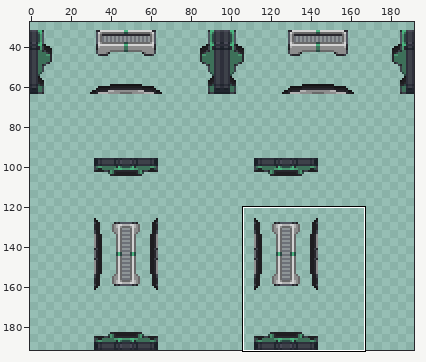
File history of a sprite sheet, Resources/Textures/_Sunrise/Structures/Doors/Airlocks/Glass/triple_virology.rsi/open.png. The picture above shows the old version from afar; the outline marks the close-up.
Close-up. Before the commit:
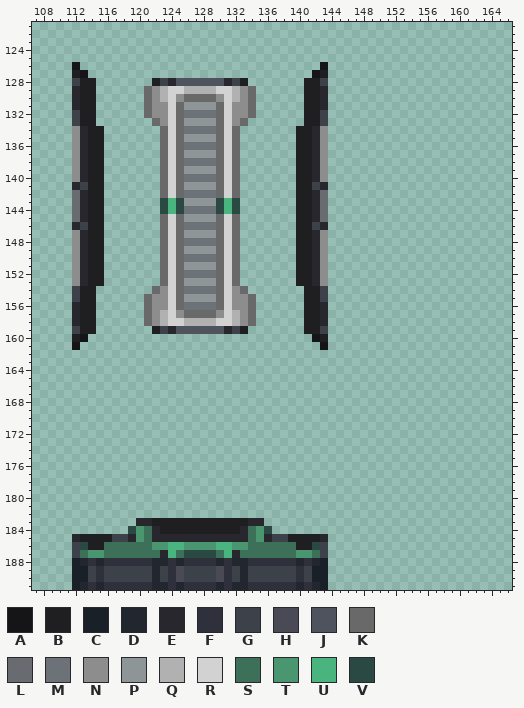
The file is 192x192 pixels. Colours within 5 levels of each other are drawn and written as one. Shown: x 107..166, y 121..191. The wide view leaves out empty margins. The commit also changed other parts of the picture, which this record leaves out.
Palette (. is transparent): A #151416  B #1f1e21  C #1a2027  D #21262f  E #28272d  F #2e303b  G #3d4149  H #4a4a57  J #4f535e  K #696969  L #686b6f  M #6d7178  N #8d8d8d  P #8e9597  Q #b1b1b1  R #d2d2d2  S #3d7059  T #499670  U #4ab47f  V #2b4943
Pixels before (only the part around the change), first column x 107:
121 ............................................................
122 ............................................................
123 ............................................................
124 ............................................................
125 ............................................................
126 .....A..............................A.......................
127 .....BA............................AB.......................
128 .....GBB.......BGEJJJJJJEGB.......BBG.......................
129 .....EBB......KNQRRQQQQRRQNK......BBE.......................
130 .....EBB......KNQRNKKKKNRQNK......BBE.......................
131 .....EBB......KNNRKPPPPKRNNK......BBE.......................
132 .....GBB......KNNRKMMMMKRNNK......BBG.......................
133 .....GBB.......KNRKPPPPKRNK.......BBG.......................
134 .....NEBB.......KRKMMMMKRK.......BBEN.......................
135 .....NEBB.......KRKPPPPKRK.......BBEN.......................
136 .....NEBB.......KRKMMMMKRK.......BBEN.......................
137 .....NEBB.......KRKPPPPKRK.......BBEN.......................
138 .....NEBB.......KRKMMMMKRK.......BBEN.......................
139 .....NEBB.......KRKPPPPKRK.......BBEN.......................
140 .....NEBB.......KRKMMMMKRK.......BBEN.......................
141 .....EGBB.......KRKPPPPKRK.......BBGE.......................
142 .....LEBB.......KRKMMMMKRK.......BBEL.......................
143 .....LEBB.......VUVPPPPVUV.......BBEL.......................
144 .....LEBB.......VUVMMMMVUV.......BBEL.......................
145 .....LEBB.......KRKPPPPKRK.......BBEL.......................
146 .....EGBB.......KRKMMMMKRK.......BBGE.......................
147 .....NEBB.......KRKPPPPKRK.......BBEN.......................
148 .....NEBB.......KRKMMMMKRK.......BBEN.......................
149 .....NEBB.......KRKPPPPKRK.......BBEN.......................
150 .....NEBB.......KRKMMMMKRK.......BBEN.......................
151 .....NEBB.......KRKPPPPKRK.......BBEN.......................
152 .....NEBB.......KRKMMMMKRK.......BBEN.......................
153 .....NEBB.......KRKPPPPKRK.......BBEN.......................
154 .....GBB.......KNRKMMMMKRNK.......BBG.......................
155 .....GBB......KNNRKPPPPKRNNK......BBG.......................
156 .....EBB......KNNRKMMMMKRNNK......BBE.......................
157 .....EBB......KNQRNKKKKNRQNK......BBE.......................
158 .....EBB......KNQRRQQQQRRQNK......BBE.......................
159 .....GBB.......BGEJJJJJJEGB.......BBG.......................
160 .....BA............................AB.......................
161 .....A..............................A.......................
162 ............................................................
163 ............................................................
164 ............................................................
165 ............................................................
166 ............................................................
167 ............................................................
168 ............................................................
169 ............................................................
170 ............................................................
171 ............................................................
172 ............................................................
173 ............................................................
174 ............................................................
175 ............................................................
176 ............................................................
177 ............................................................
178 ............................................................
179 ............................................................
180 ............................................................
181 ............................................................
182 ............................................................
183 .............EEBBBBBBBBBBBBEE...............................
184 ............VTSEBBBBBBBBBBESTV..............................
185 .....EBBBBGGETSEEEEEEEEEEEESTEGGBBBBE.......................
186 .....GVBBSSSSSSTTUUTTTTUUTTSSSSSSBBVG.......................
187 .....GSTTSSSSSSSEUSVVVVSUESSSSSSSTTSG.......................
188 .....CDFDFFFFFFDDFDFFFFDFDDFFFFFFDFDC.......................
189 .....CCGFGGGGGGDGFHGGGGHFGDGGGGGGFGCC.......................
190 .....CCGFGGGGGGDGFHGGGGHFGDGGGGGGFGCC.......................
191 .....CDFDFFFFFFDDFDFFFFDFDDFFFFFFDFDC.......................
Now the later version:
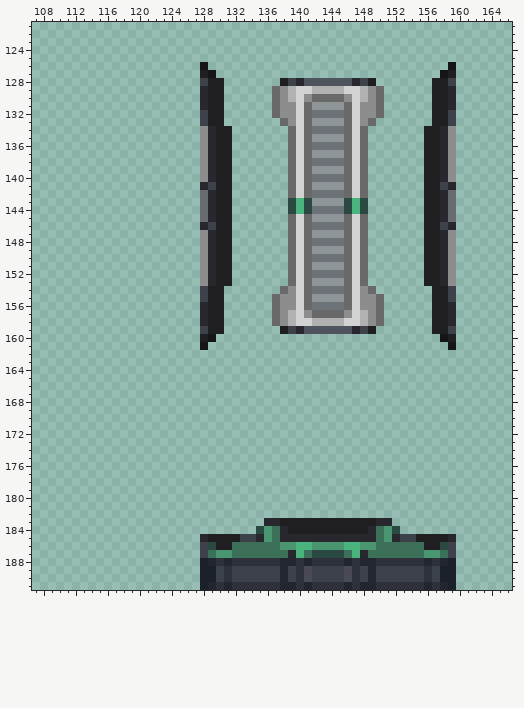
Edits made:
y 126: x 112 A -> .; x 128 . -> A; x 143 A -> .; x 159 . -> A
y 127: x 112..113 BA -> ..; x 128..129 .. -> BA; x 142..143 AB -> ..; x 158..159 .. -> AB
y 128: x 112..114 GBB -> ...; x 122..133 BGEJJJJJJEGB -> ......GBB...; x 138..149 ...BBG...... -> BGEJJJJJJEGB; x 157..159 ... -> BBG
y 129: x 112..114 EBB -> ...; x 121..134 KNQRRQQQQRRQNK -> .......EBB....; x 137..150 ....BBE....... -> KNQRRQQQQRRQNK; x 157..159 ... -> BBE
y 130: x 112..114 EBB -> ...; x 121..134 KNQRNKKKKNRQNK -> .......EBB....; x 137..150 ....BBE....... -> KNQRNKKKKNRQNK; x 157..159 ... -> BBE
y 131: x 112..114 EBB -> ...; x 121..134 KNNRKPPPPKRNNK -> .......EBB....; x 137..150 ....BBE....... -> KNNRKPPPPKRNNK; x 157..159 ... -> BBE
y 132: x 112..114 GBB -> ...; x 121..134 KNNRKMMMMKRNNK -> .......GBB....; x 137..150 ....BBG....... -> KNNRKMMMMKRNNK; x 157..159 ... -> BBG
y 133: x 112..114 GBB -> ...; x 122..133 KNRKPPPPKRNK -> ......GBB...; x 138..149 ...BBG...... -> KNRKPPPPKRNK; x 157..159 ... -> BBG
y 134: x 112..115 NEBB -> ....; x 123..132 KRKMMMMKRK -> .....NEBB.; x 139..148 .BBEN..... -> KRKMMMMKRK; x 156..159 .... -> BBEN
y 135: x 112..115 NEBB -> ....; x 123..132 KRKPPPPKRK -> .....NEBB.; x 139..148 .BBEN..... -> KRKPPPPKRK; x 156..159 .... -> BBEN
y 136: x 112..115 NEBB -> ....; x 123..132 KRKMMMMKRK -> .....NEBB.; x 139..148 .BBEN..... -> KRKMMMMKRK; x 156..159 .... -> BBEN
y 137: x 112..115 NEBB -> ....; x 123..132 KRKPPPPKRK -> .....NEBB.; x 139..148 .BBEN..... -> KRKPPPPKRK; x 156..159 .... -> BBEN
y 138: x 112..115 NEBB -> ....; x 123..132 KRKMMMMKRK -> .....NEBB.; x 139..148 .BBEN..... -> KRKMMMMKRK; x 156..159 .... -> BBEN
y 139: x 112..115 NEBB -> ....; x 123..132 KRKPPPPKRK -> .....NEBB.; x 139..148 .BBEN..... -> KRKPPPPKRK; x 156..159 .... -> BBEN
y 140: x 112..115 NEBB -> ....; x 123..132 KRKMMMMKRK -> .....NEBB.; x 139..148 .BBEN..... -> KRKMMMMKRK; x 156..159 .... -> BBEN
y 141: x 112..115 EGBB -> ....; x 123..132 KRKPPPPKRK -> .....EGBB.; x 139..148 .BBGE..... -> KRKPPPPKRK; x 156..159 .... -> BBGE
y 142: x 112..115 LEBB -> ....; x 123..132 KRKMMMMKRK -> .....LEBB.; x 139..148 .BBEL..... -> KRKMMMMKRK; x 156..159 .... -> BBEL
y 143: x 112..115 LEBB -> ....; x 123..132 VUVPPPPVUV -> .....LEBB.; x 139..148 .BBEL..... -> VUVPPPPVUV; x 156..159 .... -> BBEL
y 144: x 112..115 LEBB -> ....; x 123..132 VUVMMMMVUV -> .....LEBB.; x 139..148 .BBEL..... -> VUVMMMMVUV; x 156..159 .... -> BBEL
y 145: x 112..115 LEBB -> ....; x 123..132 KRKPPPPKRK -> .....LEBB.; x 139..148 .BBEL..... -> KRKPPPPKRK; x 156..159 .... -> BBEL
y 146: x 112..115 EGBB -> ....; x 123..132 KRKMMMMKRK -> .....EGBB.; x 139..148 .BBGE..... -> KRKMMMMKRK; x 156..159 .... -> BBGE
y 147: x 112..115 NEBB -> ....; x 123..132 KRKPPPPKRK -> .....NEBB.; x 139..148 .BBEN..... -> KRKPPPPKRK; x 156..159 .... -> BBEN
y 148: x 112..115 NEBB -> ....; x 123..132 KRKMMMMKRK -> .....NEBB.; x 139..148 .BBEN..... -> KRKMMMMKRK; x 156..159 .... -> BBEN
y 149: x 112..115 NEBB -> ....; x 123..132 KRKPPPPKRK -> .....NEBB.; x 139..148 .BBEN..... -> KRKPPPPKRK; x 156..159 .... -> BBEN
y 150: x 112..115 NEBB -> ....; x 123..132 KRKMMMMKRK -> .....NEBB.; x 139..148 .BBEN..... -> KRKMMMMKRK; x 156..159 .... -> BBEN
y 151: x 112..115 NEBB -> ....; x 123..132 KRKPPPPKRK -> .....NEBB.; x 139..148 .BBEN..... -> KRKPPPPKRK; x 156..159 .... -> BBEN
y 152: x 112..115 NEBB -> ....; x 123..132 KRKMMMMKRK -> .....NEBB.; x 139..148 .BBEN..... -> KRKMMMMKRK; x 156..159 .... -> BBEN
y 153: x 112..115 NEBB -> ....; x 123..132 KRKPPPPKRK -> .....NEBB.; x 139..148 .BBEN..... -> KRKPPPPKRK; x 156..159 .... -> BBEN
y 154: x 112..114 GBB -> ...; x 122..133 KNRKMMMMKRNK -> ......GBB...; x 138..149 ...BBG...... -> KNRKMMMMKRNK; x 157..159 ... -> BBG
y 155: x 112..114 GBB -> ...; x 121..134 KNNRKPPPPKRNNK -> .......GBB....; x 137..150 ....BBG....... -> KNNRKPPPPKRNNK; x 157..159 ... -> BBG
y 156: x 112..114 EBB -> ...; x 121..134 KNNRKMMMMKRNNK -> .......EBB....; x 137..150 ....BBE....... -> KNNRKMMMMKRNNK; x 157..159 ... -> BBE
y 157: x 112..114 EBB -> ...; x 121..134 KNQRNKKKKNRQNK -> .......EBB....; x 137..150 ....BBE....... -> KNQRNKKKKNRQNK; x 157..159 ... -> BBE
y 158: x 112..114 EBB -> ...; x 121..134 KNQRRQQQQRRQNK -> .......EBB....; x 137..150 ....BBE....... -> KNQRRQQQQRRQNK; x 157..159 ... -> BBE
y 159: x 112..114 GBB -> ...; x 122..133 BGEJJJJJJEGB -> ......GBB...; x 138..149 ...BBG...... -> BGEJJJJJJEGB; x 157..159 ... -> BBG
y 160: x 112..113 BA -> ..; x 128..129 .. -> BA; x 142..143 AB -> ..; x 158..159 .. -> AB
y 161: x 112 A -> .; x 128 . -> A; x 143 A -> .; x 159 . -> A
y 183: x 120..151 EEBBBBBBBBBBBBEE................ -> ................EEBBBBBBBBBBBBEE
y 184: x 119..152 VTSEBBBBBBBBBBESTV................ -> ................VTSEBBBBBBBBBBESTV
y 185: x 112..127 EBBBBGGETSEEEEEE -> ................; x 129..142 EEEEESTEGGBBBB -> BBBBGGETSEEEEE; x 144..159 ................ -> EEEEEESTEGGBBBBE
y 186: x 112..133 GVBBSSSSSSTTUUTTTTUUTT -> ................GVBBSS; x 138..159 SSBBVG................ -> TTUUTTTTUUTTSSSSSSBBVG
y 187: x 112..132 GSTTSSSSSSSEUSVVVVSUE -> ................GSTTS; x 139..159 STTSG................ -> EUSVVVVSUESSSSSSSTTSG
y 188: x 112..133 CDFDFFFFFFDDFDFFFFDFDD -> ................CDFDFF; x 138..159 FFDFDC................ -> DDFDFFFFDFDDFFFFFFDFDC
y 189..190: x 112..130 CCGFGGGGGGDGFHGGGGH -> ................CCG; x 133 D -> G; x 138 G -> D; x 141..159 GCC................ -> HGGGGHFGDGGGGGGFGCC
y 191: x 112..133 CDFDFFFFFFDDFDFFFFDFDD -> ................CDFDFF; x 138..159 FFDFDC................ -> DDFDFFFFDFDDFFFFFFDFDC
